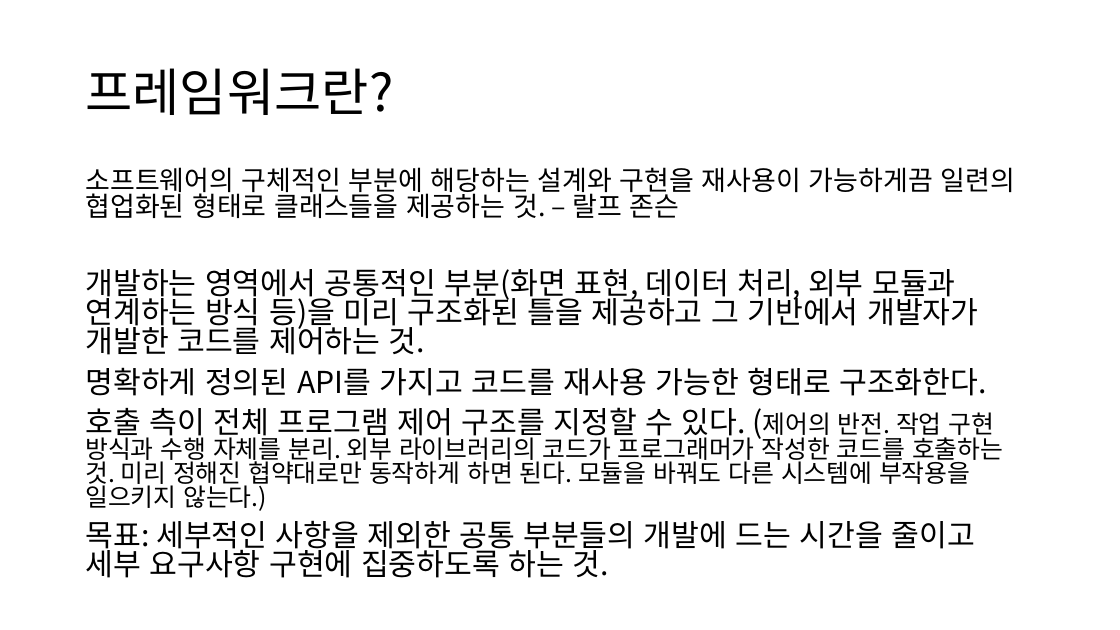
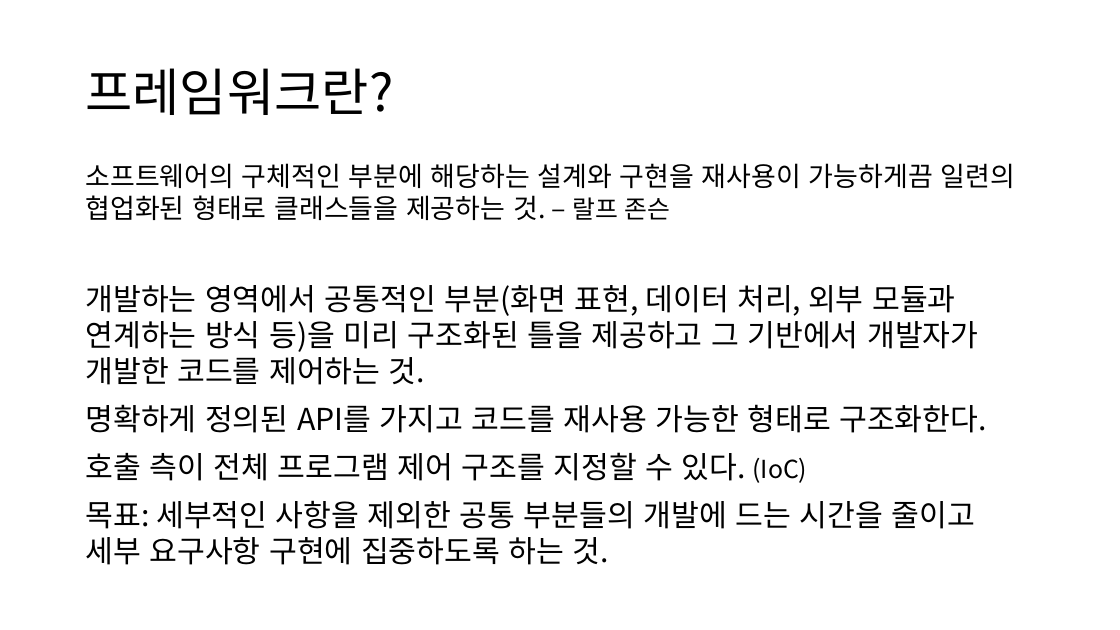
Before and after one commit to nulzi/DesignPattern, a slide deck: slide 2 of Framework.pptx. Drawn at 1120x630 pixels with LibreOffice and Linux fonts; fonts in the diff are those of the drawing. Boxes give left, top, right and bottom in pixels: in the first picture for what was removed or moved away, otherwise in the second. Text is boxed around its words. In the diff, an @@ line names an element or a change of style, - is before the commit and + after.

Commit message:
[U] ppt에 IoC에 대한 설명 추가. 싱글톤 코드에 IoC 코드 예제 추가
#별도 필요사항 노트북 vscode에서도 ipynb 파일 돌아가게 환경 설정 필요

```diff
--- a/Framework.pptx
+++ b/Framework.pptx
@@ text at [85, 163, 1015, 565]: size 23.1 to 21.3 pt in "랄프 존슨"; line spacing 0.8 to 1 @@
@@ text at [85, 452, 808, 483]: text changed; size 21.3 to 25.9 pt @@
-호출 측이 전체 프로그램 제어 구조를 지정할 수 있다. (제어의 반전. 작업 구현 방식과 수행 자체를 분리. 외부 라이브러리의 코드가 프로그래머가 작성한 코드를 호출하는 것. 미리 정해진 협약대로만 동작하게 하면 된다. 모듈을 바꿔도 다른 시스템에 부작용을 일으키지 않는다.)
+호출 측이 전체 프로그램 제어 구조를 지정할 수 있다. (IoC)
```
Also in this commit, not shown: 1 slide added, 1 other file.
